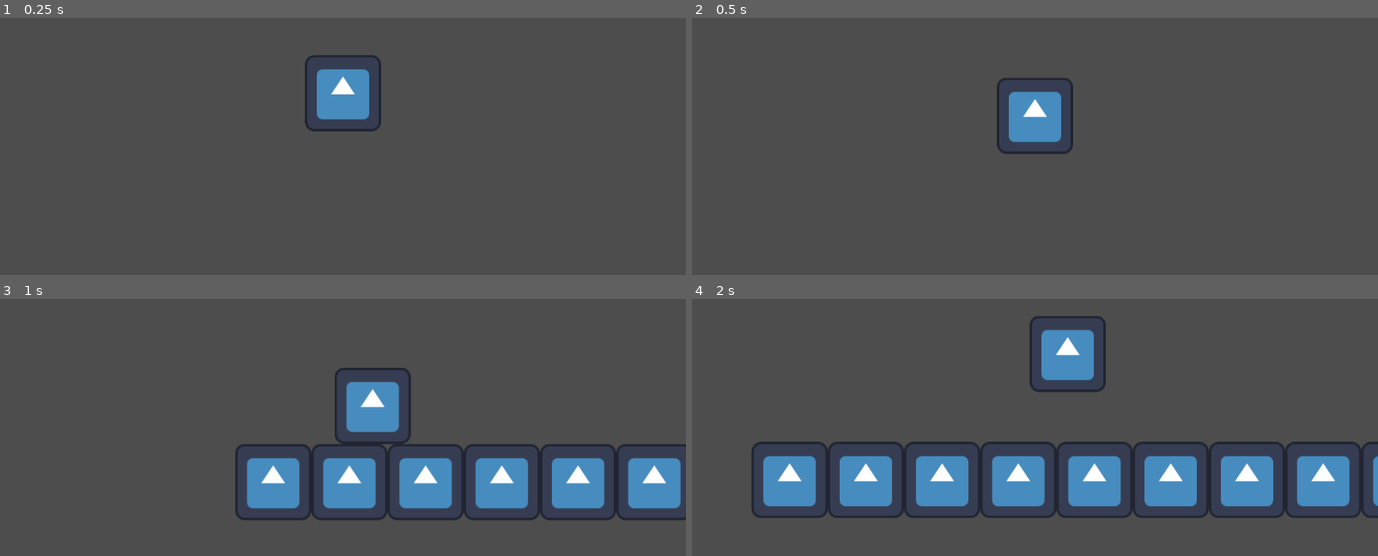
Above: before the commit, frames 1-4 (two rows, left to right).
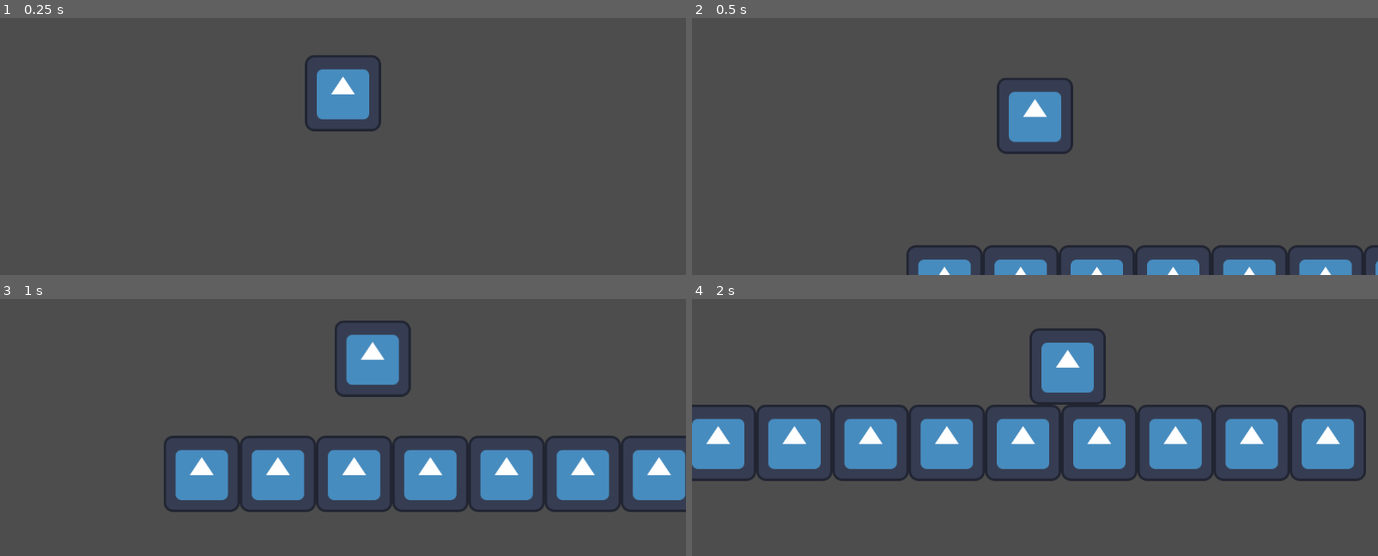
Above: after the commit, the same moments.

Repository: cannnAvar/lolBagimlisi31
Game: Godot game, scene res://scene/World.tscn
Same seed, same stepped clock (60 frames per second), same inputs: the game is played once before the commit and once after it. The engine's default icon, where the game draws it, is replaced by a stand-in: a white triangle on a blue panel in a dark square.
Inputs:
- Up to frame 1 (0.25 s): no input
- Up to frame 2 (0.5 s): no input
- Up to frame 3 (1 s): tap Enter (ui_accept) at 0.5, 0.77 s; hold Right (ui_right) from 0.53 s (still down)
- Up to frame 4 (2 s): keep holding Right (ui_right); tap Enter (ui_accept) at 1.52 s

Frame 1 is identical in both runs. In frame 2, 4.1% of the frame differs, in the area x 31-100%, y 88-100%; in frame 3, 15%; in frame 4, 27%, in the area x 0-100%, y 6-86%.

Commit message:
Bug: Test

Diff:
--- a/scene/World.tscn
+++ b/scene/World.tscn
@@ -17,7 +17,7 @@
 [node name="World" type="Node2D"]
 
 [node name="Character" parent="." instance=ExtResource("2_0lu7o")]
-position = Vector2(96, 64)
+position = Vector2(216, 176)
 
 [node name="TileMapLayer" type="TileMapLayer" parent="."]
 tile_map_data = PackedByteArray("AAAAAAQAAQAAAAAAAAABAAQAAQAAAAAAAAACAAQAAQAAAAAAAAADAAQAAQAAAAAAAAAEAAQAAQAAAAAAAAAFAAQAAQAAAAAAAAAGAAQAAQAAAAAAAAAHAAQAAQAAAAAAAAAIAAQAAQAAAAAAAAA=")
